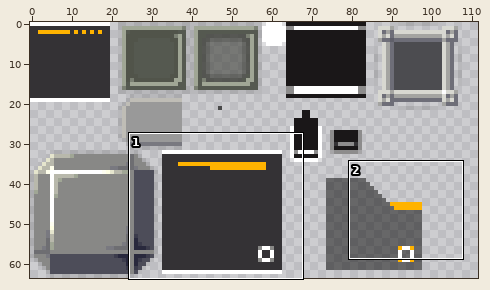
Sprite sheet, stored at core/src/main/assets/chrome.png. Above, an overview of the earlier version with the close-up marked.
Close-up. Earlier state:
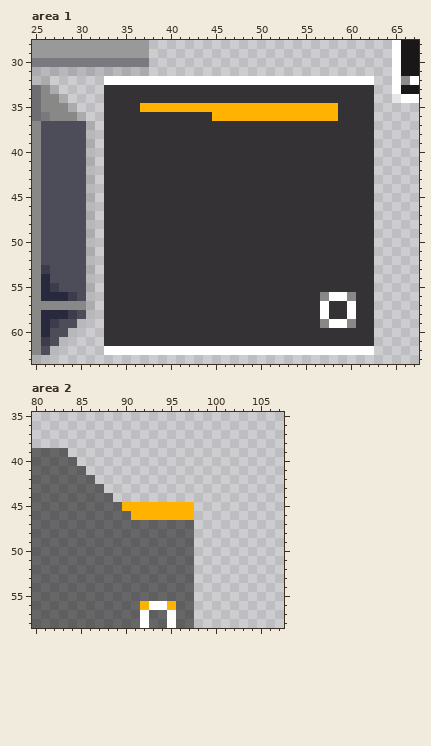
The file is 128x64 pixels. Colours within 5 levels of each other are drawn and written as one. Shown: area 1: x 25..67, y 28..63; area 2: x 80..107, y 35..58. The wide view leaves out empty margins.
The same view after the edit:
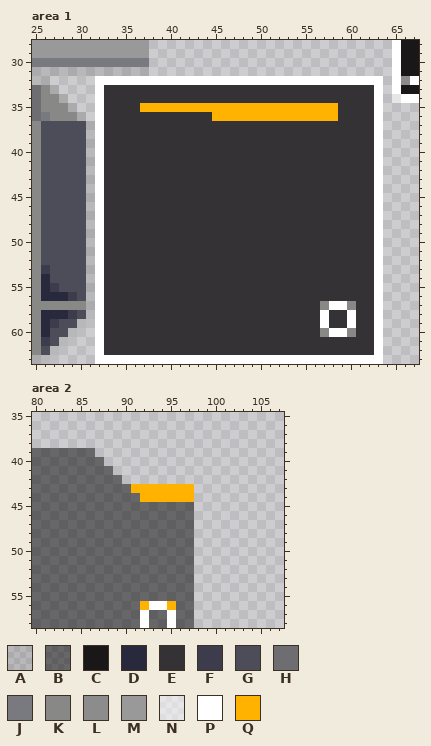
Palette (. is transparent): A #0000001a  B #0000007f  C #1a1718  D #29293d  E #343235  F #3c3c4c  G #4d4d59  H #6e6e72  J #797980  K #888886  L #8d8c8c  M #999999  N #ffffff7f  P #ffffff  Q #ffb300
Change:
--- area 1
@@ x 25..67 @@
 31 AAAAAAAAAAAAA...........................PCC
-32 AA......PPPPPPPPPPPPPPPPPPPPPPPPPPPPPP..PLP
-33 HKA.....EEEEEEEEEEEEEEEEEEEEEEEEEEEEEE..PCC
-34 HKKA....EEEEEEEEEEEEEEEEEEEEEEEEEEEEEE..NPP
-35 HKKKA...EEEEQQQQQQQQQQQQQQQQQQQQQQEEEE.....
-36 HJKKKA..EEEEEEEEEEEEQQQQQQQQQQQQQQEEEE.....
-37 KGGGGGA.EEEEEEEEEEEEEEEEEEEEEEEEEEEEEE.....
-38 KGGGGGA.EEEEEEEEEEEEEEEEEEEEEEEEEEEEEE.....
-39 KGGGGGA.EEEEEEEEEEEEEEEEEEEEEEEEEEEEEE.....
-40 KGGGGGA.EEEEEEEEEEEEEEEEEEEEEEEEEEEEEE.....
-41 KGGGGGA.EEEEEEEEEEEEEEEEEEEEEEEEEEEEEE.....
-42 KGGGGGA.EEEEEEEEEEEEEEEEEEEEEEEEEEEEEE.....
-43 KGGGGGA.EEEEEEEEEEEEEEEEEEEEEEEEEEEEEE.....
-44 KGGGGGA.EEEEEEEEEEEEEEEEEEEEEEEEEEEEEE.....
-45 KGGGGGA.EEEEEEEEEEEEEEEEEEEEEEEEEEEEEE.....
-46 KGGGGGA.EEEEEEEEEEEEEEEEEEEEEEEEEEEEEE.....
-47 KGGGGGA.EEEEEEEEEEEEEEEEEEEEEEEEEEEEEE.....
-48 KGGGGGA.EEEEEEEEEEEEEEEEEEEEEEEEEEEEEE.....
-49 KGGGGGA.EEEEEEEEEEEEEEEEEEEEEEEEEEEEEE.....
-50 KGGGGGA.EEEEEEEEEEEEEEEEEEEEEEEEEEEEEE.....
-51 KGGGGGA.EEEEEEEEEEEEEEEEEEEEEEEEEEEEEE.....
-52 KGGGGGA.EEEEEEEEEEEEEEEEEEEEEEEEEEEEEE.....
-53 KFGGGGA.EEEEEEEEEEEEEEEEEEEEEEEEEEEEEE.....
-54 KDGGGGA.EEEEEEEEEEEEEEEEEEEEEEEEEEEEEE.....
-55 KDFGGGA.EEEEEEEEEEEEEEEEEEEEEEEEEEEEEE.....
-56 KDDDFGA.EEEEEEEEEEEEEEEEEEEEEEEEKPPKEE.....
-57 KKKKKKA.EEEEEEEEEEEEEEEEEEEEEEEEPEEPEE.....
-58 KDDDFGA.EEEEEEEEEEEEEEEEEEEEEEEEPEEPEE.....
-59 KDFGGA..EEEEEEEEEEEEEEEEEEEEEEEEKPPKEE.....
-60 KDGGA...EEEEEEEEEEEEEEEEEEEEEEEEEEEEEE.....
-61 KFGA....EEEEEEEEEEEEEEEEEEEEEEEEEEEEEE.....
-62 KGA.....PPPPPPPPPPPPPPPPPPPPPPPPPPPPPP.....
-63 AA.........................................
+32 AA.....PPPPPPPPPPPPPPPPPPPPPPPPPPPPPPPP.PLP
+33 HKA....PEEEEEEEEEEEEEEEEEEEEEEEEEEEEEEP.PCC
+34 HKKA...PEEEEEEEEEEEEEEEEEEEEEEEEEEEEEEP.NPP
+35 HKKKA..PEEEEQQQQQQQQQQQQQQQQQQQQQQEEEEP....
+36 HJKKKA.PEEEEEEEEEEEEQQQQQQQQQQQQQQEEEEP....
+37 KGGGGGAPEEEEEEEEEEEEEEEEEEEEEEEEEEEEEEP....
+38 KGGGGGAPEEEEEEEEEEEEEEEEEEEEEEEEEEEEEEP....
+39 KGGGGGAPEEEEEEEEEEEEEEEEEEEEEEEEEEEEEEP....
+40 KGGGGGAPEEEEEEEEEEEEEEEEEEEEEEEEEEEEEEP....
+41 KGGGGGAPEEEEEEEEEEEEEEEEEEEEEEEEEEEEEEP....
+42 KGGGGGAPEEEEEEEEEEEEEEEEEEEEEEEEEEEEEEP....
+43 KGGGGGAPEEEEEEEEEEEEEEEEEEEEEEEEEEEEEEP....
+44 KGGGGGAPEEEEEEEEEEEEEEEEEEEEEEEEEEEEEEP....
+45 KGGGGGAPEEEEEEEEEEEEEEEEEEEEEEEEEEEEEEP....
+46 KGGGGGAPEEEEEEEEEEEEEEEEEEEEEEEEEEEEEEP....
+47 KGGGGGAPEEEEEEEEEEEEEEEEEEEEEEEEEEEEEEP....
+48 KGGGGGAPEEEEEEEEEEEEEEEEEEEEEEEEEEEEEEP....
+49 KGGGGGAPEEEEEEEEEEEEEEEEEEEEEEEEEEEEEEP....
+50 KGGGGGAPEEEEEEEEEEEEEEEEEEEEEEEEEEEEEEP....
+51 KGGGGGAPEEEEEEEEEEEEEEEEEEEEEEEEEEEEEEP....
+52 KGGGGGAPEEEEEEEEEEEEEEEEEEEEEEEEEEEEEEP....
+53 KFGGGGAPEEEEEEEEEEEEEEEEEEEEEEEEEEEEEEP....
+54 KDGGGGAPEEEEEEEEEEEEEEEEEEEEEEEEEEEEEEP....
+55 KDFGGGAPEEEEEEEEEEEEEEEEEEEEEEEEEEEEEEP....
+56 KDDDFGAPEEEEEEEEEEEEEEEEEEEEEEEEEEEEEEP....
+57 KKKKKKAPEEEEEEEEEEEEEEEEEEEEEEEEKPPKEEP....
+58 KDDDFGAPEEEEEEEEEEEEEEEEEEEEEEEEPEEPEEP....
+59 KDFGGA.PEEEEEEEEEEEEEEEEEEEEEEEEPEEPEEP....
+60 KDGGA..PEEEEEEEEEEEEEEEEEEEEEEEEKPPKEEP....
+61 KFGA...PEEEEEEEEEEEEEEEEEEEEEEEEEEEEEEP....
+62 KGA....PEEEEEEEEEEEEEEEEEEEEEEEEEEEEEEP....
+63 AA.....PPPPPPPPPPPPPPPPPPPPPPPPPPPPPPPP....
--- area 2
@@ x 82..99 @@
 38 ..................
-39 BB................
-40 BBB...............
-41 BBBB..............
-42 BBBBB.............
-43 BBBBBB............
-44 BBBBBBB...........
-45 BBBBBBBBQQQQQQQQ..
-46 BBBBBBBBBQQQQQQQ..
+39 BBBBB.............
+40 BBBBBB............
+41 BBBBBBB...........
+42 BBBBBBBB..........
+43 BBBBBBBBBQQQQQQQ..
+44 BBBBBBBBBBQQQQQQ..
+45 BBBBBBBBBBBBBBBB..
+46 BBBBBBBBBBBBBBBB..
 47 BBBBBBBBBBBBBBBB..
